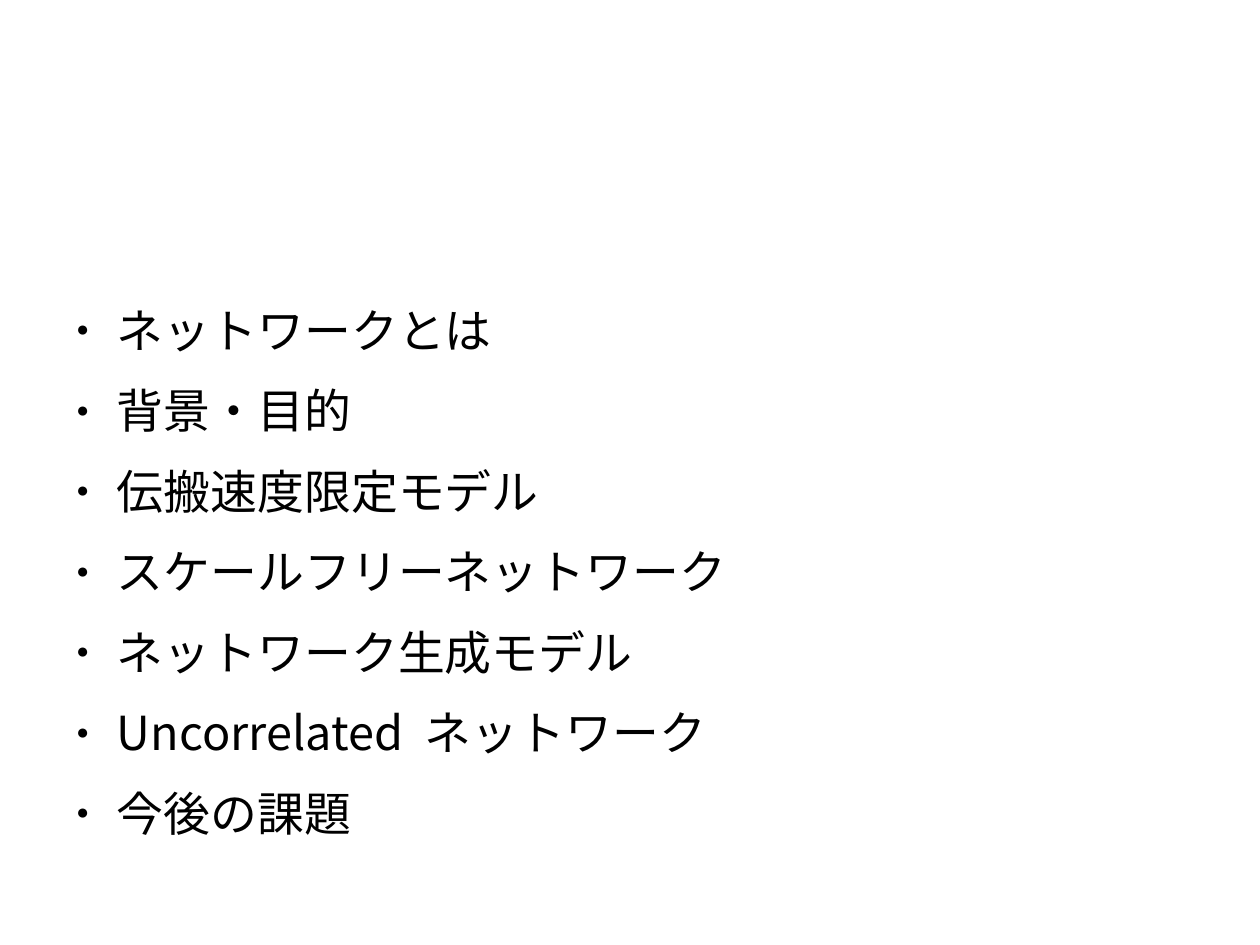
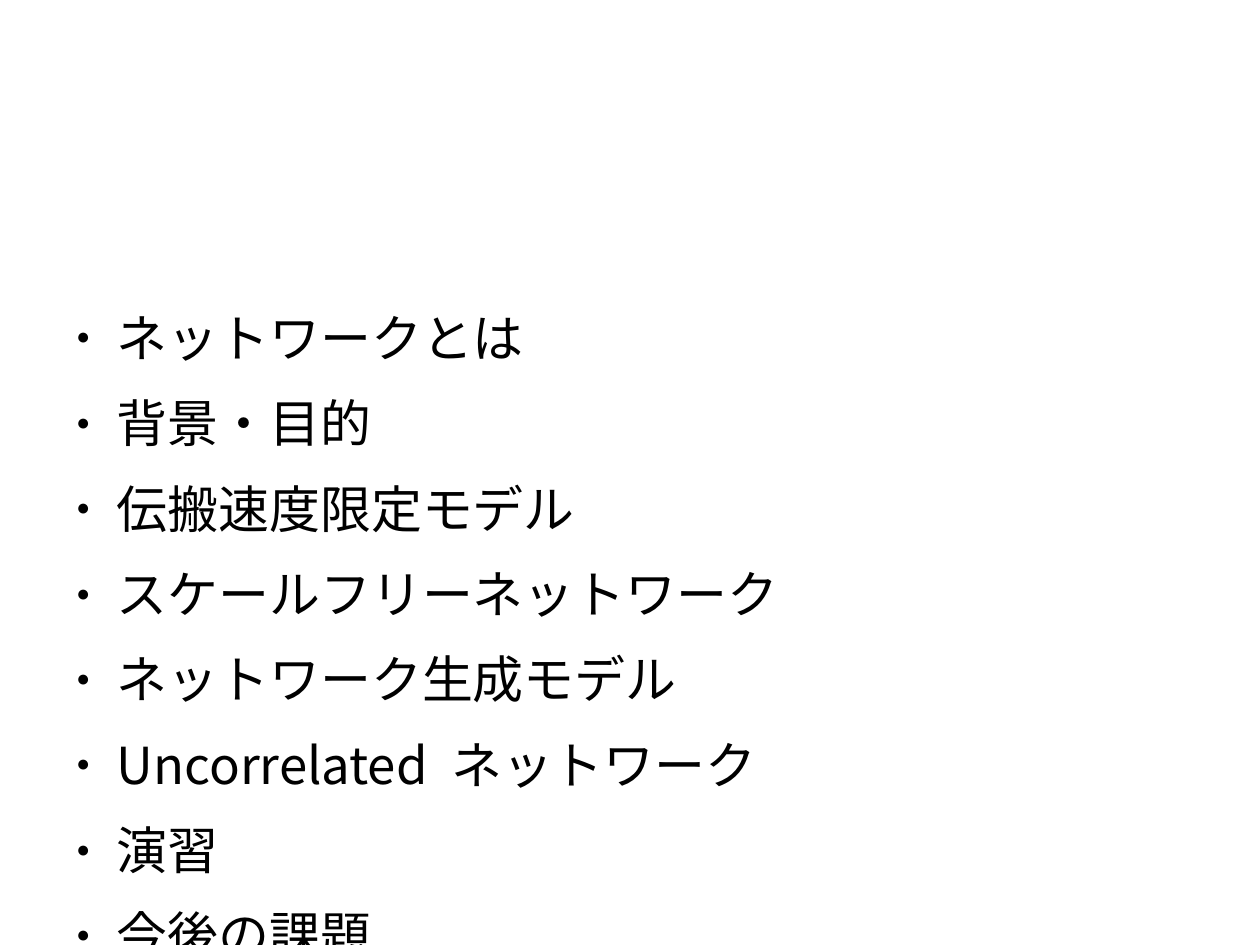
Before and after one commit to awesomest/NetWork_g-2015, a slide deck: slide 2 of 中間発表.odp. Drawn at 1260x945 pixels with LibreOffice and Linux fonts; fonts in the diff are those of the drawing; background and template pictures are left out. Boxes give left, top, right and bottom in pixels: in the first picture for what was removed or moved away, otherwise in the second. Text is boxed around its words. In the diff, an @@ line names an element or a change of style, - is before the commit and + after.

```diff
--- a/中間発表.odp
+++ b/中間発表.odp
@@ text at <box>117,316,778,788</box>: size 29.5 to 32.1 pt @@
@@ text at <box>117,826,219,874</box>: paragraph added @@
+● 演習
```
Also in this commit, not shown: 14 other slides changed, 20 slides added, 1 slide removed.
